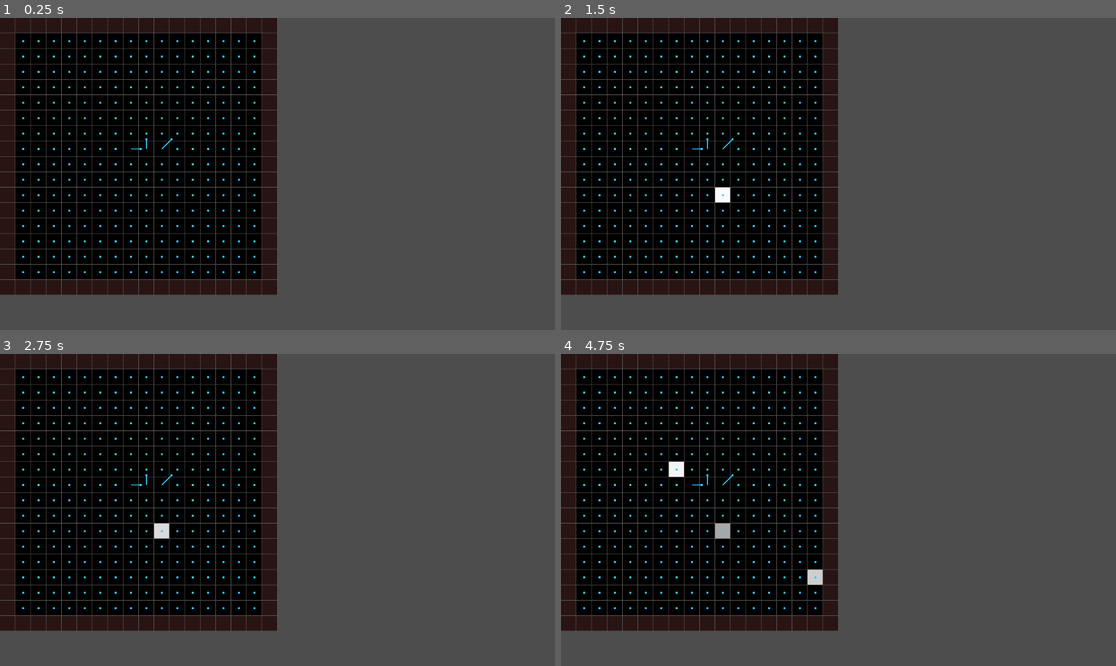
Above: before the commit, frames 1-4 (two rows, left to right).
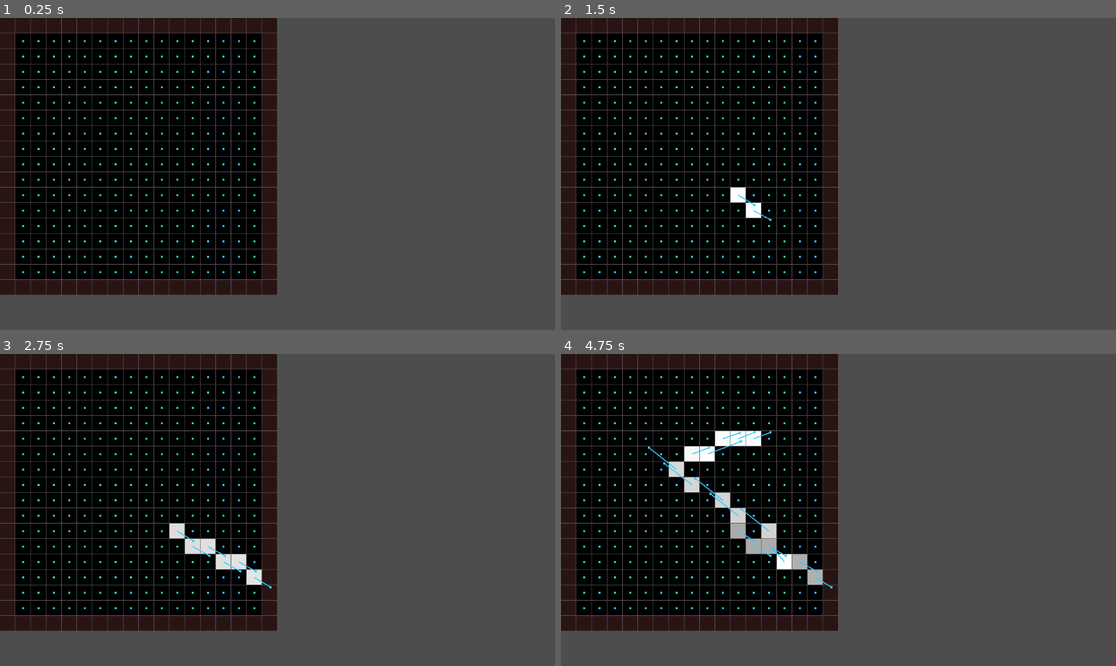
Above: after the commit, the same moments.

Repository: rskupnik/godot-fluid-simulation-demo
Game: Godot game, scene res://root.tscn
The game is run twice, just before and just after one commit, with the same random seed, the same clock (stepped at 60 frames per second) and the same inputs.
Inputs (mouse positions are in pixels of both pictures, inside the frame that each line leads up to):
- Up to frame 1 (0.25 s): no input
- Up to frame 2 (1.5 s): tap Enter at 0.5 s; move the mouse to (960, 158) at 0.52 s; click (960, 158) at 0.67 s; tap Space at 1.25 s; drag from (727, 189) to (810, 236) at 1.27 s
- Up to frame 3 (2.75 s): tap Enter at 2 s; move the mouse to (333, 441) at 2.02 s; click (333, 441) at 2.17 s
- Up to frame 4 (4.75 s): tap Space at 2.75, 4.25 s; drag from (810, 572) to (672, 463) at 2.77 s; tap Enter at 3.5 s; move the mouse to (1005, 556) at 3.52 s; click (1005, 556) at 3.67 s; drag from (672, 463) to (755, 432) at 4.27 s

The runs differ from the first frame. In frame 1, less than 0.1% of the frame differs, in the area x 23-32%, y 38-43%; in frame 2, 0.5%; in frame 3, 1.0%; in frame 4, 2.4%, in the area x 15-49%, y 24-76%.

Commit message:
make it possible to inject both velocity and density by dragging the mouse

Diff:
--- a/fluid_grid.gd
+++ b/fluid_grid.gd
@@ -6,6 +6,10 @@
 @export var density_fade_rate := 0.1
 
 @export var velocity_draw_scale := 20.0
+@export var velocity_add_scale := 0.06
+
+var is_dragging := false
+var last_mouse_cell := Vector2i.ZERO
 
 var size := 0
 
@@ -35,24 +39,6 @@
 	u_prev.resize(size)
 	v_prev.resize(size)
 
-	# TEMPORARY
-	# In this cell, we set the horizontal velocity to 1.0 and vertical to 0.0
-	# Result: horizontal arrow pointing right
-	u[IX(8, 8)] = 1.0
-	v[IX(8, 8)] = 0.0
-
-	# In this cell, we set the horizontal velocity to 0.0 and vertical to -1.0
-	# Result: vertical arrow pointing up
-	# Remember that in Godot, the y axis goes from top to bottom, hence why -1.0 points up
-	u[IX(9, 8)] = 0.0
-	v[IX(9, 8)] = -1.0
-
-	# In this cell, we set the horizontal velocity to 1.0 and vertical to -1.0
-	# Result: vertical arrow pointing up and right (diagonal)
-	# Remember that in Godot, the y axis goes from top to bottom, hence why -1.0 points up
-	u[IX(10, 8)] = 1.0
-	v[IX(10, 8)] = -1.0
-
 	queue_redraw()
 
 # This is a helper function that makes it easier to work with a grid when it is
@@ -80,18 +66,37 @@
 			density[idx] = max(0.0, density[idx] - density_fade_rate * delta)
 
 # This is the standard Godot function for processing input
-# We want to detect a mouse click and inject density into the clicked cell
-# Density is represented as a float number and is stored in the "density" array
+# We want to detect when a mouse is dragged while clicked and the inject
+# both density and velocity at the relevant cells
 func _input(event):
-	if event is InputEventMouseButton and event.pressed:
-		# figure out the cell that was clicked
-		var cell := cell_from_mouse(to_local(event.position))
+	if event is InputEventMouseButton:
+		is_dragging = event.pressed
+		last_mouse_cell = cell_from_mouse(to_local(event.position))
+
+	if event is InputEventMouseMotion and is_dragging:
+		var local_pos := to_local(event.position)
+		var cell := cell_from_mouse(local_pos)
+
 		var i := cell.x
 		var j := cell.y
 
 		if i >= 1 and i <= N and j >= 1 and j <= N:
-			density[IX(i, j)] += 1.0	# inject density into the cell
-			queue_redraw()				# tell Godot to redraw the grid
+			# event.relative stores the relative difference between last time
+			# this function was called and this time
+			# in this case, it tells us how far the mouse has travelled
+			# we use that to decide how much velocity to add
+			var delta_velocity : Vector2 = event.relative * velocity_add_scale
+			var idx := IX(i, j)
+
+			# Inject the velocity into the cell
+			# u stores horizontal velocity, v stores vertical velocity
+			u[idx] += delta_velocity.x
+			v[idx] += delta_velocity.y
+
+			# Inject density
+			density[idx] += 1.0
+
+			queue_redraw()
 
 # This is the standard Godot function called every frame
 # It's the heart of our simulation
